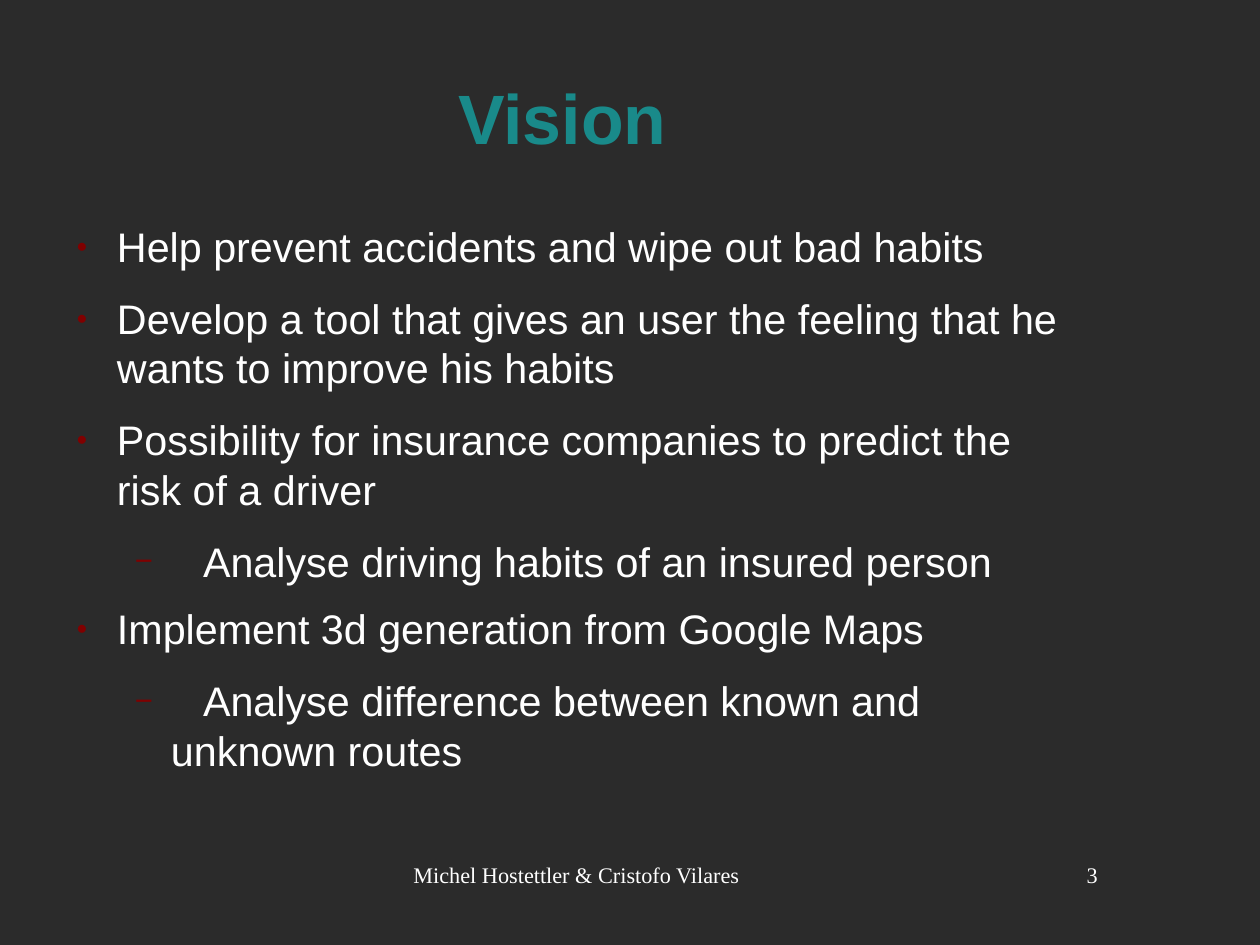
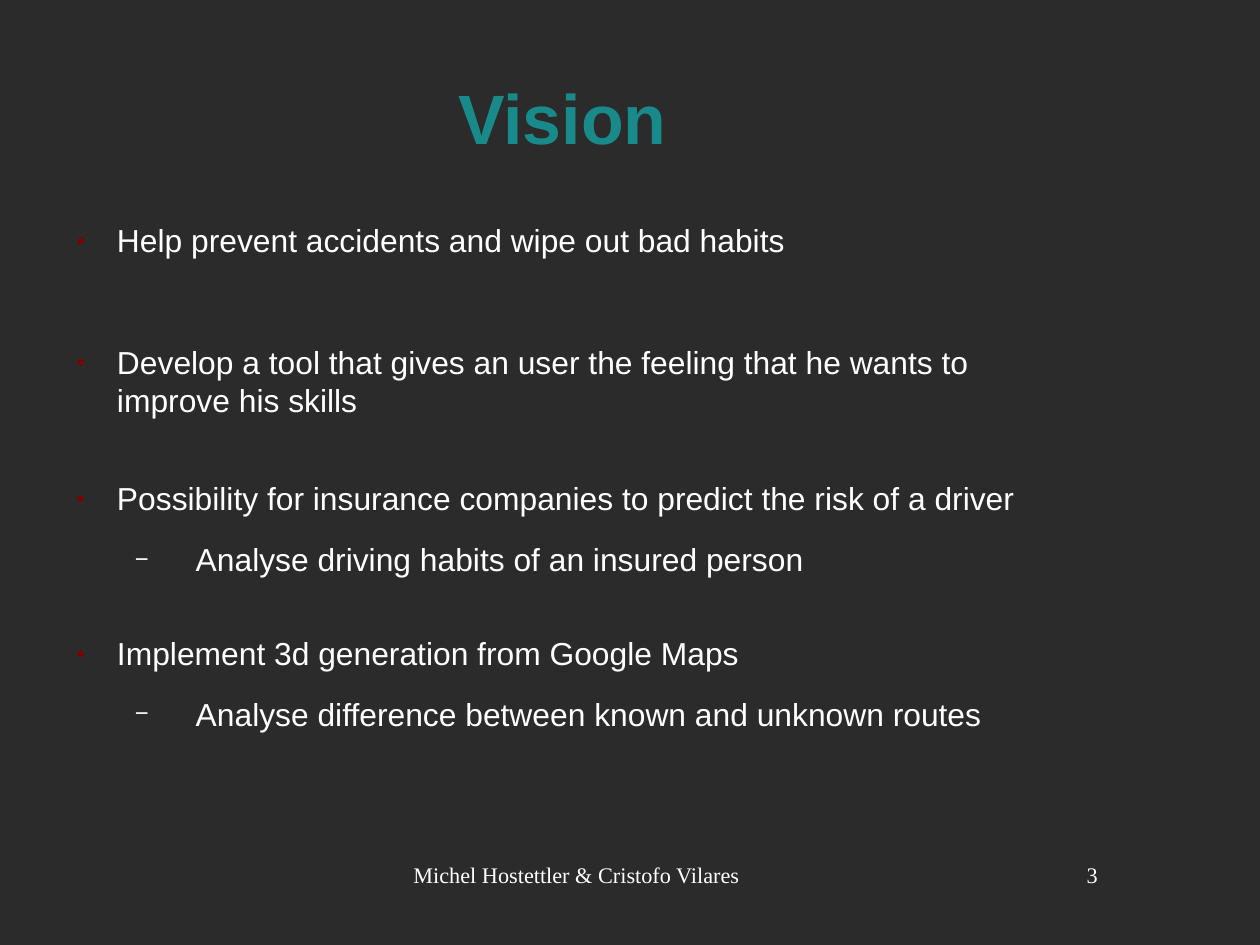
Before and after one commit to CrVilares/Focus_HackZurich, a slide deck: slide 3 of Focus-HackZurich/Presentation/Präsentation_Focus_HackZurich.odp. Drawn at 1260x945 pixels with LibreOffice and Linux fonts; fonts in the diff are those of the drawing; background and template pictures are left out; a plain dark background stands for a picture behind light text. Boxes give left, top, right and bottom in pixels: in the first picture for what was removed or moved away, otherwise in the second. Text is boxed around its words. In the diff, an @@ line names an element or a change of style, - is before the commit and + after.

```diff
--- a/Focus-HackZurich/Presentation/Präsentation_Focus_HackZurich.odp
+++ b/Focus-HackZurich/Presentation/Präsentation_Focus_HackZurich.odp
@@ text at box(117, 229, 1014, 732): size 26 to 20 pt in "Help prevent accidents and wipe out bad ...", "Possibility for insurance companies to predict the ...", "Analyse driving habits of an insured person", "Implement 3d generation from Google Maps" and 1 more places; bullet colour #800000 to #FFFFFF @@
@@ text at box(117, 351, 968, 418): text changed; size 26 to 20 pt @@
-● Develop a tool that gives an user the feeling that he wants to improve his habits
+● Develop a tool that gives an user the feeling that he wants to improve his skills
```
Also in this commit, not shown: 1 other slide changed, 15 other files.
